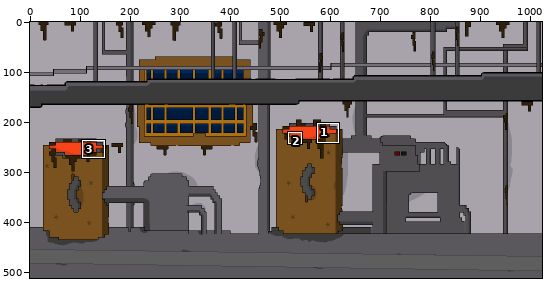
A pixel-art file gets an edit: Arte/Escenarios/volcan3.aseprite. The first picture is a wide view before the edit; the outline marks the close-up.
Close-up. Old version:
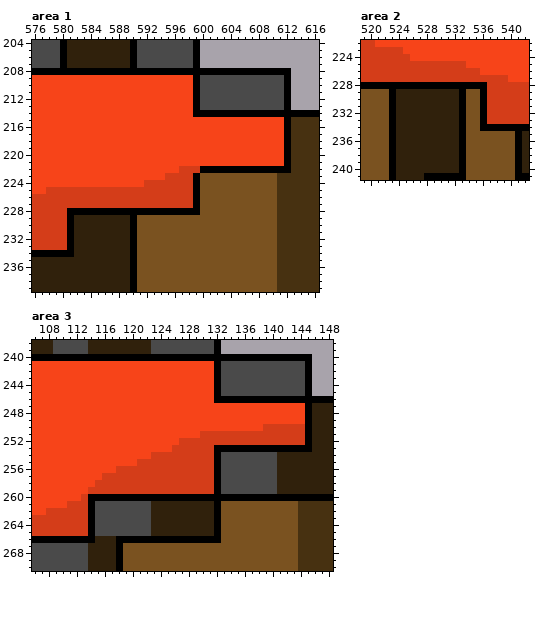
1024x512 pixels, 1 frame. Colours within 5 levels of each other are drawn and written as one. Shown: area 1: x 576..616, y 204..239; area 2: x 519..542, y 222..241; area 3: x 106..148, y 238..270. The commit also changed other parts of the picture, which this record leaves out.
Now the later version:
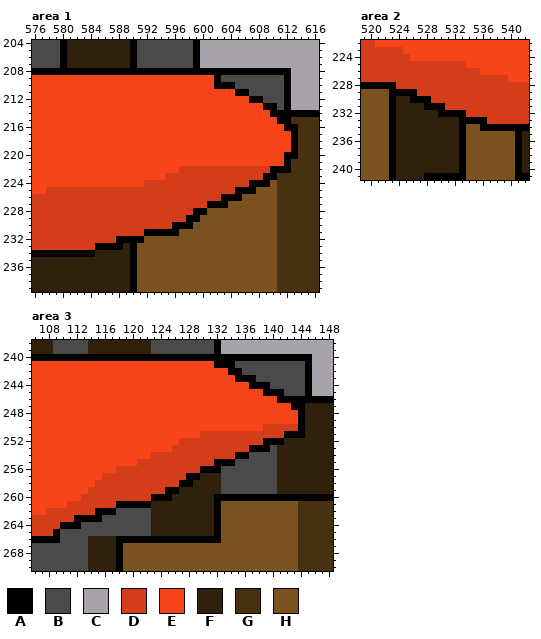
Palette (. is transparent): A #000000  B #4a4a4a  C #a8a3ab  D #d43d19  E #f74419  F #30210c  G #473111  H #7a5220
What changed:
Changed rows in their new state; - is an unchanged pixel.
Area 1, layer "Layer 1":
first column x 581:
209 ------------------EEEA-----------
210 ------------------EEEAAA---------
211 ------------------EEEEEEAA-------
212 ------------------EEEEEEEEAA-----
213 ------------------EEEEEEEEEEAA---
214 ------------------EEEEEEEEEEE----
215 ------------------------------A--
216 --------------------------------A
217 -------------------------------EA
218 -------------------------------EA
219 -------------------------------EA
220 --------------------------------A
222 -------------------DDDDDDDDDD----
223 ------------------DDDDDDDDDDAA---
224 ------------------DDDDDDDDAAA----
225 ------------------DDDDDDAAA------
226 ------------------DDDDAAA--------
227 ------------------DDAAA----------
228 DDDDDDDDDDDDDDDDDD-A-------------
229 DDDDDDDDDDDDDDDDDAA--------------
230 DDDDDDDDDDDDDDDAAA---------------
231 DDDDDDDDDDDAAAAA-----------------
232 DDDDDDDAA-A----------------------
233 DDDDAAAA-------------------------
234 -AAA-----------------------------
Area 2, layer "Layer 1":
first column x 524:
228 DDDDDDDDDDDDD
229 AAADDDDDDDDDD
230 --AAADDDDDDDD
231 ----AAADDDDDD
232 ------AAA-DDD
233 ----------AA-
Area 3, layer "Layer 1":
first column x 109:
241 ------------------------AA-----------
242 -----------------------EEAA----------
243 -----------------------EEEAAA--------
244 -----------------------EEEEEAAA------
245 -----------------------EEEEEEEAAA----
246 -----------------------EEEEEEEEE-----
247 ----------------------------------AAF
248 -----------------------------------AF
249 -----------------------------------AF
250 -----------------------------------AF
251 ---------------------------------AAAF
252 ------------------------------AAAFFFF
253 -----------------------DDDDD---BFFFFF
254 -----------------------DDDAA---------
255 ------------------------AA-----------
256 ---------------------AA--------------
257 -------------------AAFFF-------------
258 ------------------AAFFFF-------------
259 ----------------AAFFFFFF-------------
260 -----DDDDDDDDD---FFFFFF--------------
261 -----DDDDAAAAA-----------------------
262 -----DAAA----------------------------
263 ---AA-A------------------------------
264 -AAABB-------------------------------
265 ABBBBB-------------------------------
266 -BBBBF-------------------------------
Changed places in both close-ups, as pixel boxes (x1, y1, x2, y2):
changed: (67, 75, 298, 257)
changed: (396, 82, 487, 124)
changed: (53, 361, 312, 543)
